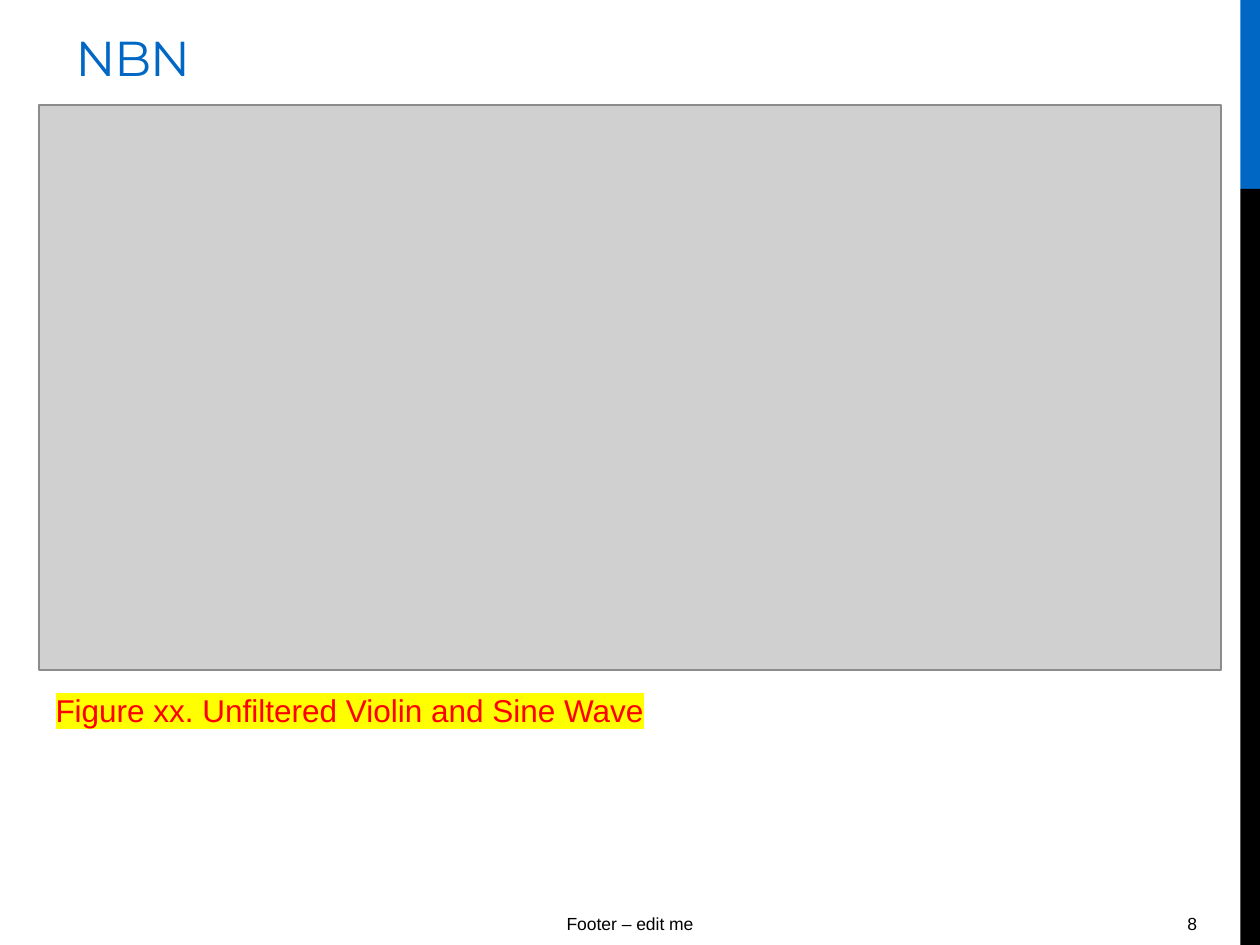
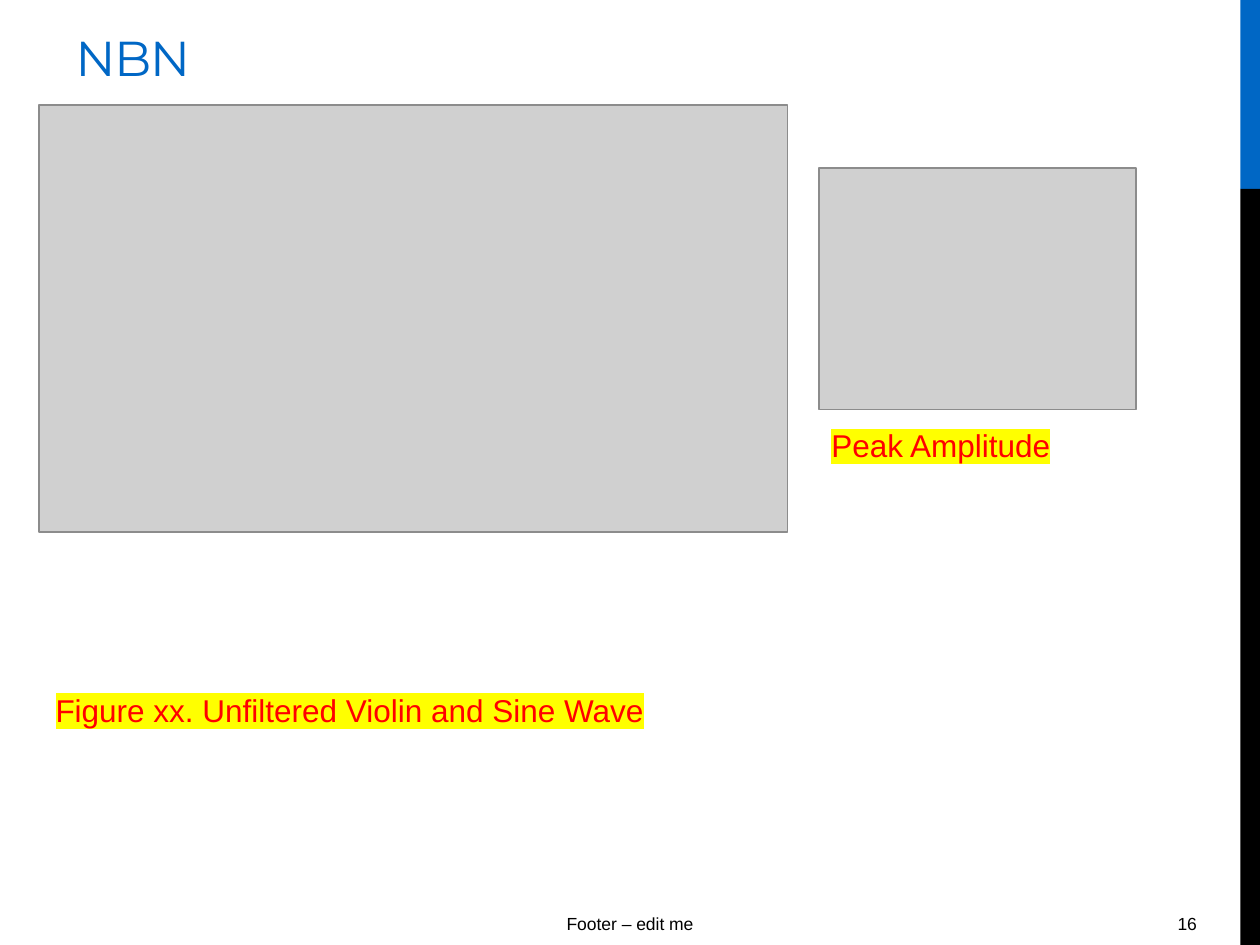
Before and after one commit to ChadwickyN/DSP_Project, a slide deck: slide 16 of FINAl_PRESENTATION.pptx (slide 8 before the commit). Drawn at 1260x945 pixels with LibreOffice and Linux fonts; fonts in the diff are those of the drawing; grey boxes stand for pictures. Boxes give left, top, right and bottom in pixels: in the first picture for what was removed or moved away, otherwise in the second. Text is boxed around its words. In the diff, an @@ line names an element or a change of style, - is before the commit and + after.

```diff
--- a/FINAl_PRESENTATION.pptx
+++ b/FINAl_PRESENTATION.pptx
@@ picture: place and size @@
-picture at <box>39,105,1221,669</box>
+picture at <box>39,105,788,532</box>
@@ picture added at <box>819,168,1137,410</box> @@
@@ text added at <box>831,434,1050,463</box>, 18 pt, text #FF0000 @@
+Peak Amplitude
@@ page number at <box>1178,917,1197,930</box>: text changed @@
-8
+16
```
Also in this commit, not shown: 1 other slide changed, 12 slides added, 2 slides removed, 1 other file.
